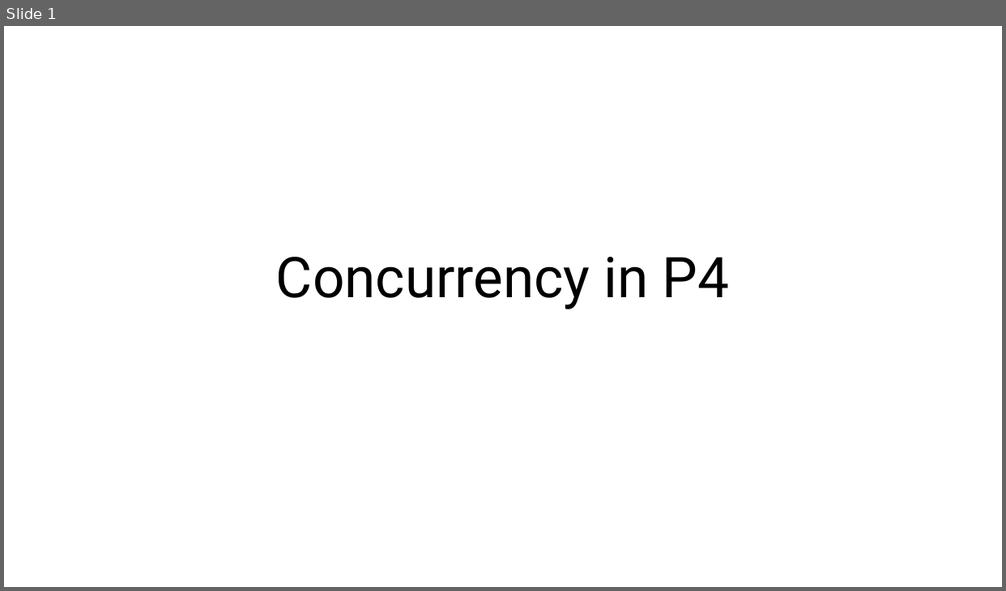
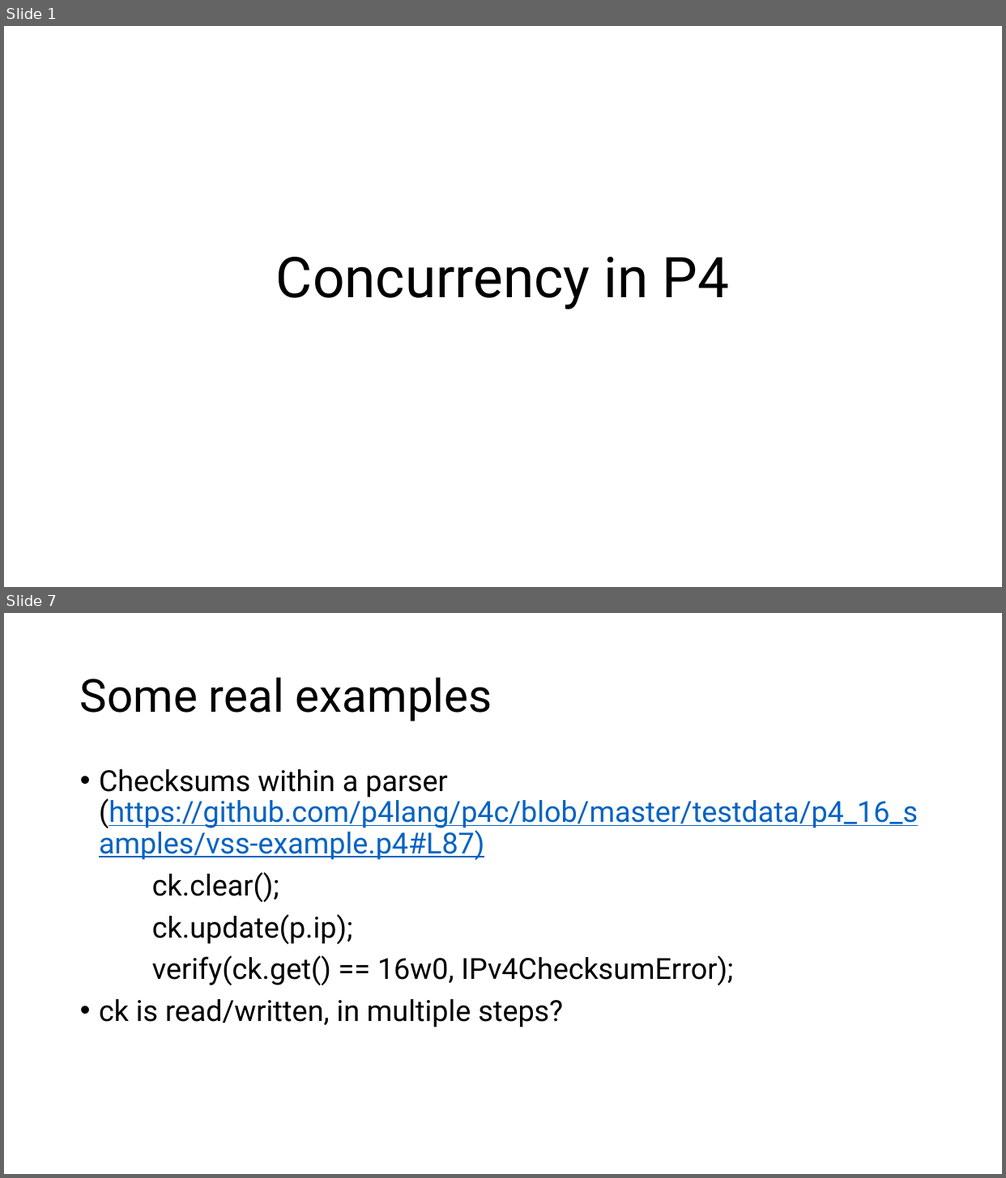
Before and after one commit to anirudhSK/p4-concurrency, a slide deck: p4_concurrency.pptx. Shown one above the other, each under a label of ours: slide 1 before the commit, slides 1 and 7 after it; the slides between them are not shown. The pictures are 1006x591 and 1006x1178 pixels, drawn with LibreOffice and Linux fonts; fonts in the diff are those of the drawing. Boxes give left, top, right and bottom in pixels: in the first picture for what was removed or moved away, otherwise in the second. Text is boxed around its words. In the diff, an @@ line names an element or a change of style, - is before the commit and + after.

```diff
--- a/p4_concurrency.pptx
+++ b/p4_concurrency.pptx
@@ slide 7 added at [4, 613, 1002, 1174], background #FFFFFF @@
@@ title added at [80, 677, 492, 722], 44 pt, text #000000 @@
+Some real examples
@@ text added at [99, 769, 918, 1028], 28 pt, text #000000 @@
+• Checksums within a parser (https://github.com/p4lang/p4c/blob/master/testdata/p4_16_samples/vss-example.p4#L87)
+ck.clear();
+ck.update(p.ip);
+verify(ck.get() == 16w0, IPv4ChecksumError);
+• ck is read/written, in multiple steps?
```
Also in this commit, not shown: 9 slides changed, 1 other file.
